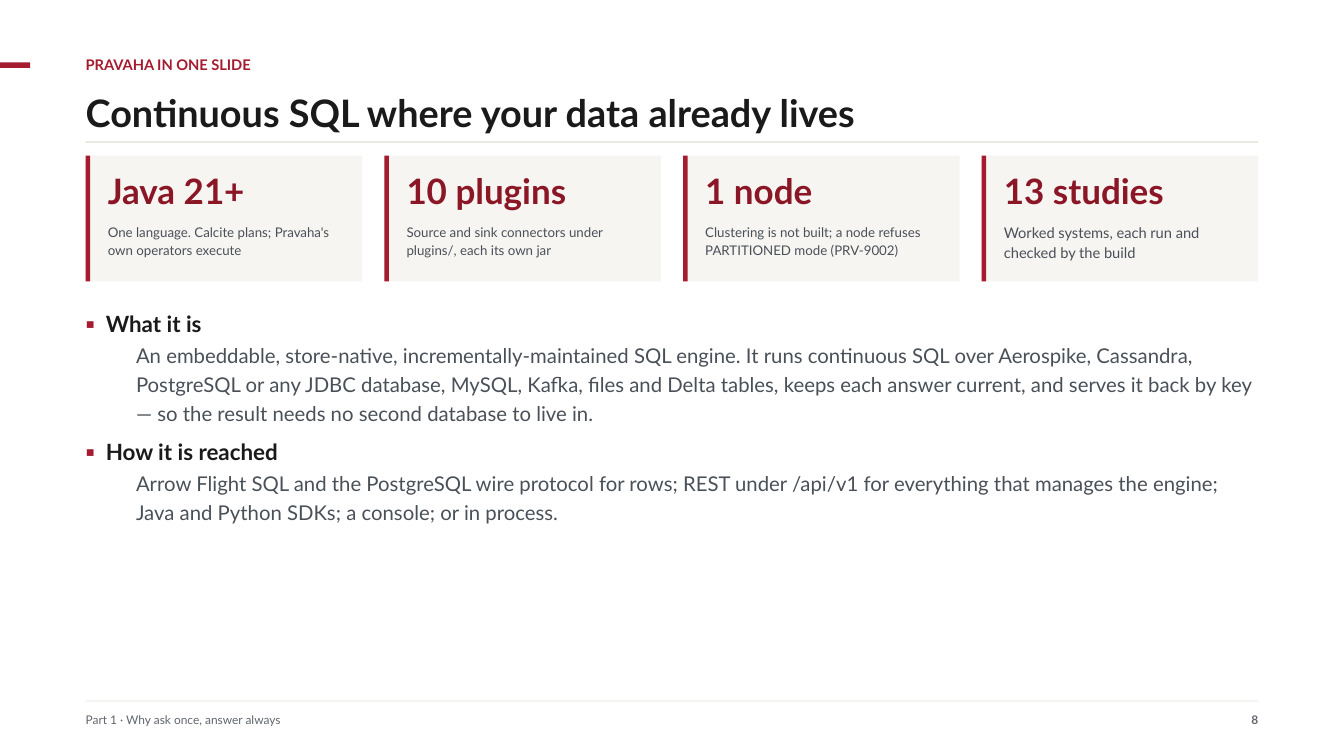
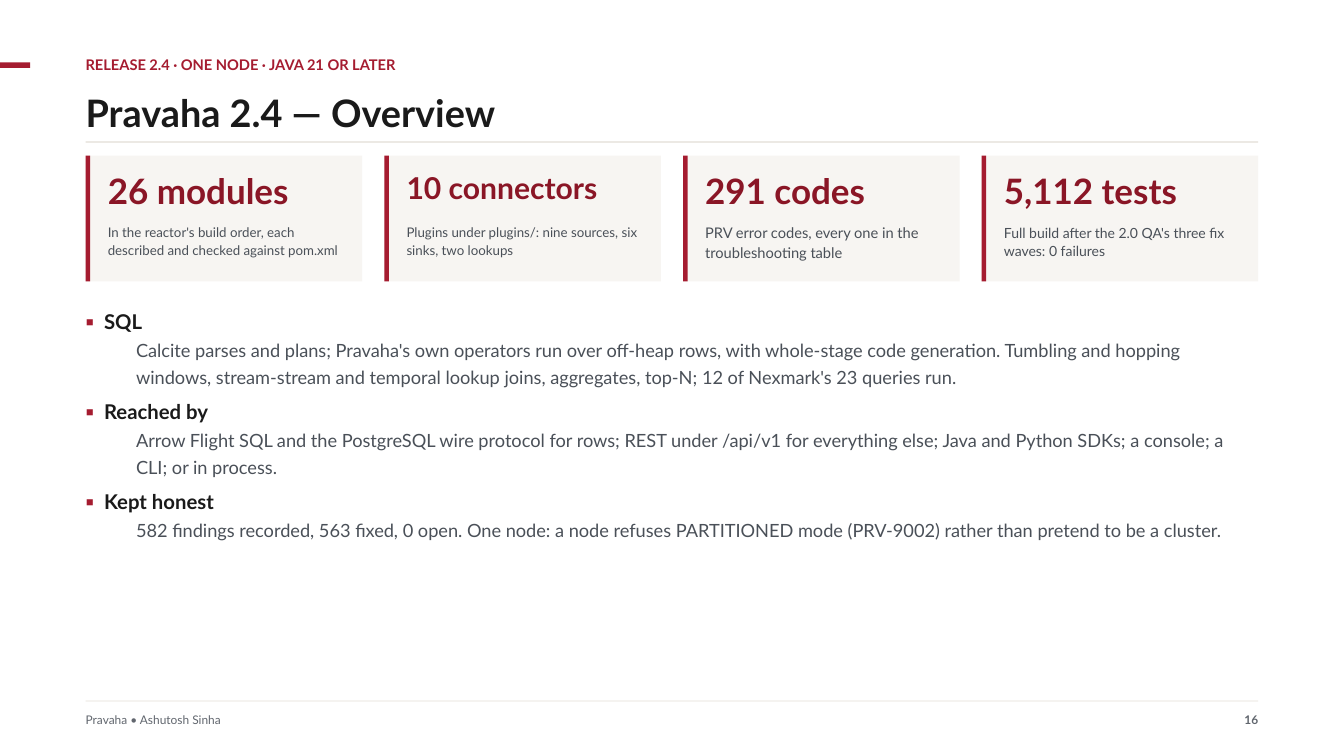
Before and after one commit to ajsinha/pravaha, a slide deck: slide 16 of docs/publications/Pravaha-Continuous-SQL-Engine-Design-and-Evidence.pptx (slide 8 before the commit). Drawn at 1344x756 pixels with LibreOffice and Linux fonts; fonts in the diff are those of the drawing. Boxes give left, top, right and bottom in pixels: in the first picture for what was removed or moved away, otherwise in the second. Text is boxed around its words. In the diff, an @@ line names an element or a change of style, - is before the commit and + after.

```diff
--- a/docs/publications/Pravaha-Continuous-SQL-Engine-Design-and-Evidence.pptx
+++ b/docs/publications/Pravaha-Continuous-SQL-Engine-Design-and-Evidence.pptx
@@ text at bbox=[86, 59, 395, 70]: text changed @@
-PRAVAHA IN ONE SLIDE
+RELEASE 2.4 · ONE NODE · JAVA 21 OR LATER
@@ text at bbox=[86, 99, 495, 128]: text changed @@
-Continuous SQL where your data already lives
+Pravaha 2.4 — Overview
@@ text at bbox=[108, 178, 289, 205]: text changed @@
-Java 21+
+26 modules
@@ text at bbox=[407, 177, 598, 200]: text changed; size 25 to 21.5 pt @@
-10 plugins
+10 connectors
@@ text at bbox=[705, 178, 864, 205]: text changed @@
-1 node
+291 codes
@@ text at bbox=[1004, 178, 1177, 209]: text changed @@
-13 studies
+5,112 tests
@@ text at bbox=[108, 227, 338, 258]: text changed @@
-One language. Calcite plans; Pravaha's own operators execute
+In the reactor's build order, each described and checked against pom.xml
@@ text at bbox=[407, 227, 638, 258]: text changed @@
-Source and sink connectors under plugins/, each its own jar
+Plugins under plugins/: nine sources, six sinks, two lookups
@@ text at bbox=[705, 227, 918, 261]: text changed; size 9.5 to 10.5 pt @@
-Clustering is not built; a node refuses PARTITIONED mode (PRV-9002)
+PRV error codes, every one in the troubleshooting table
@@ text at bbox=[1004, 227, 1224, 256]: text changed; size 10.5 to 10 pt @@
-Worked systems, each run and checked by the build
+Full build after the 2.0 QA's three fix waves: 0 failures
@@ text at bbox=[104, 314, 1223, 541]: text changed; size 14.5 to 13 pt @@
-▪ What it is
-  An embeddable, store-native, incrementally-maintained SQL engine. It runs continuous SQL over Aerospike, Cassandra, PostgreSQL or any JDBC database, MySQL, Kafka, files and Delta tables, keeps each answer current, and serves it back by key — so the result needs no second database to live in.
-▪ How it is reached
-  Arrow Flight SQL and the PostgreSQL wire protocol for rows; REST under /api/v1 for everything that manages the engine; Java and Python SDKs; a console; or in process.
+▪ SQL
+  Calcite parses and plans; Pravaha's own operators run over off-heap rows, with whole-stage code generation. Tumbling and hopping windows, stream-stream and temporal lookup joins, aggregates, top-N; 12 of Nexmark's 23 queries run.
+▪ Reached by
+  Arrow Flight SQL and the PostgreSQL wire protocol for rows; REST under /api/v1 for everything else; Java and Python SDKs; a console; a CLI; or in process.
+▪ Kept honest
+  582 findings recorded, 563 fixed, 0 open. One node: a node refuses PARTITIONED mode (PRV-9002) rather than pretend to be a cluster.
@@ text at bbox=[86, 715, 220, 724]: text changed @@
-Part 1 · Why ask once, answer always
+Pravaha • Ashutosh Sinha
@@ text at bbox=[1244, 715, 1258, 724]: text changed @@
-8
+16
```
Also in this commit, not shown: 17 other slides changed, 38 slides added, 81 slides removed, 11 other files.
